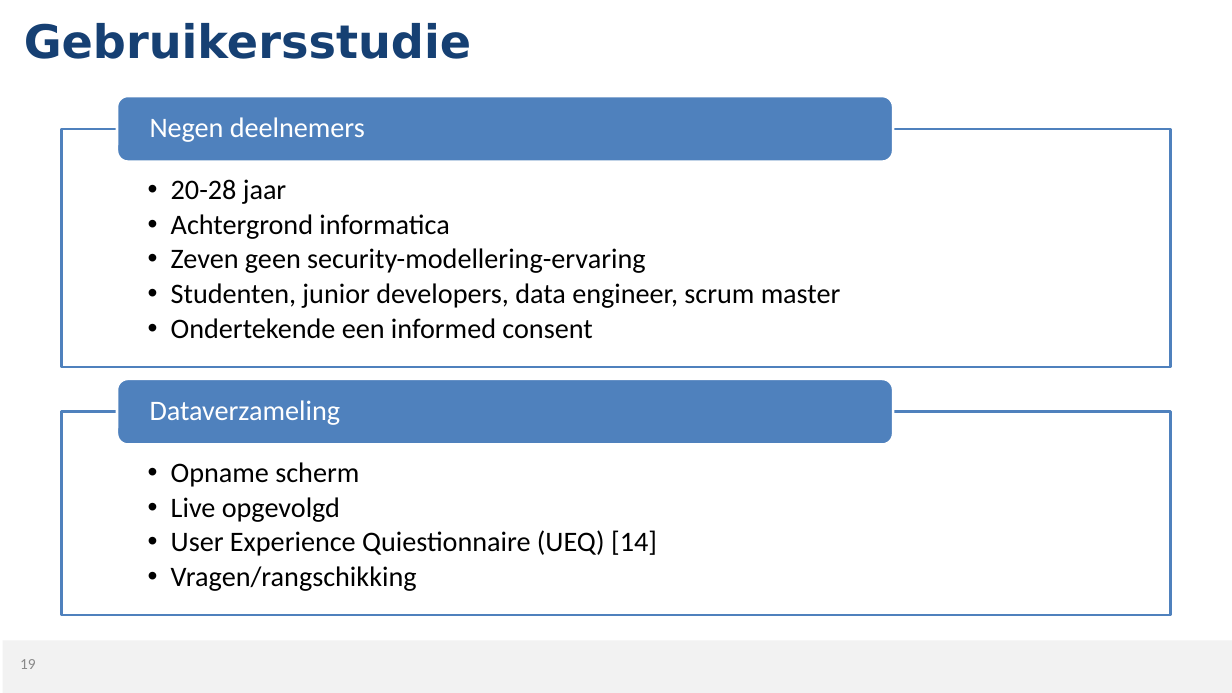
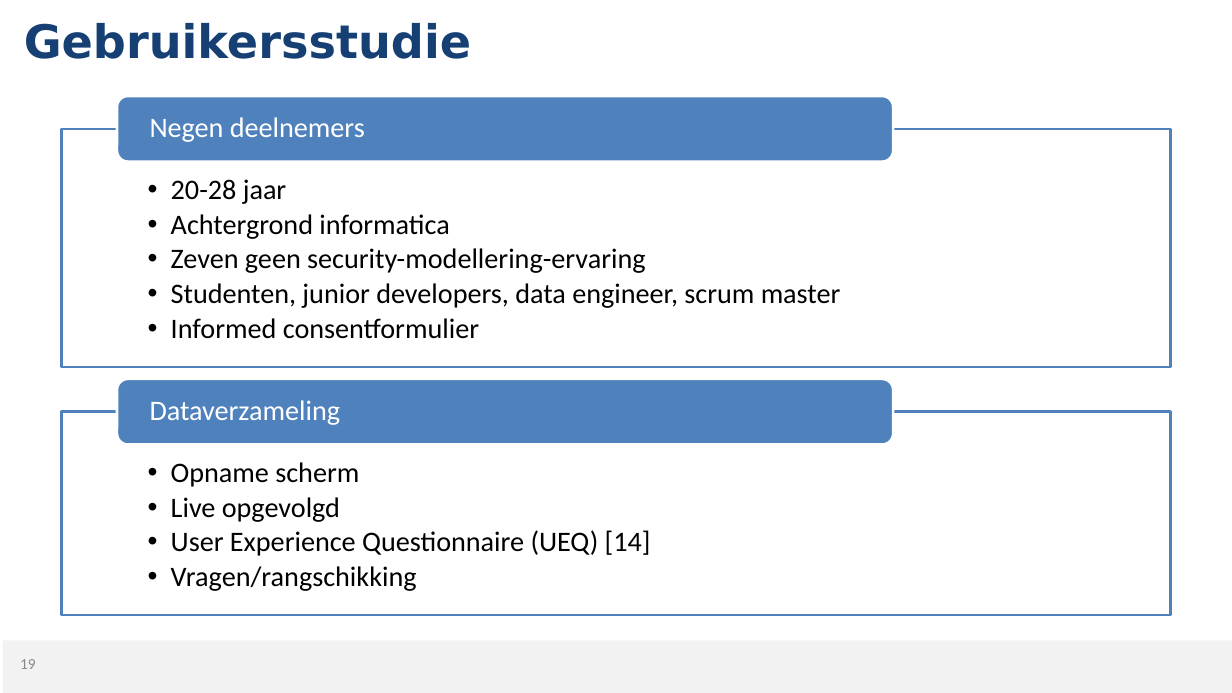
Before and after one commit to MikaG-1952764/masterproef, a slide deck: slide 19 of MP2526_Verdediging.pptx. Drawn at 1232x693 pixels with LibreOffice and Linux fonts; fonts in the diff are those of the drawing; background and template pictures are left out. Boxes give left, top, right and bottom in pixels: in the first picture for what was removed or moved away, otherwise in the second. Text is boxed around its words. In the diff, an @@ line names an element or a change of style, - is before the commit and + after.

Commit message:
small spelling fix in ppt

```diff
--- a/MP2526_Verdediging.pptx
+++ b/MP2526_Verdediging.pptx
@@ text at (171, 318, 479, 339): text changed @@
-  • Ondertekende een informed consent
+  • Informed consentformulier
@@ text at (171, 530, 651, 556): text changed @@
-  • User Experience Quiestionnaire (UEQ) [14]
+  • User Experience Questionnaire (UEQ) [14]
```
Also in this commit, not shown: 2 other slides changed, 1 other file.
